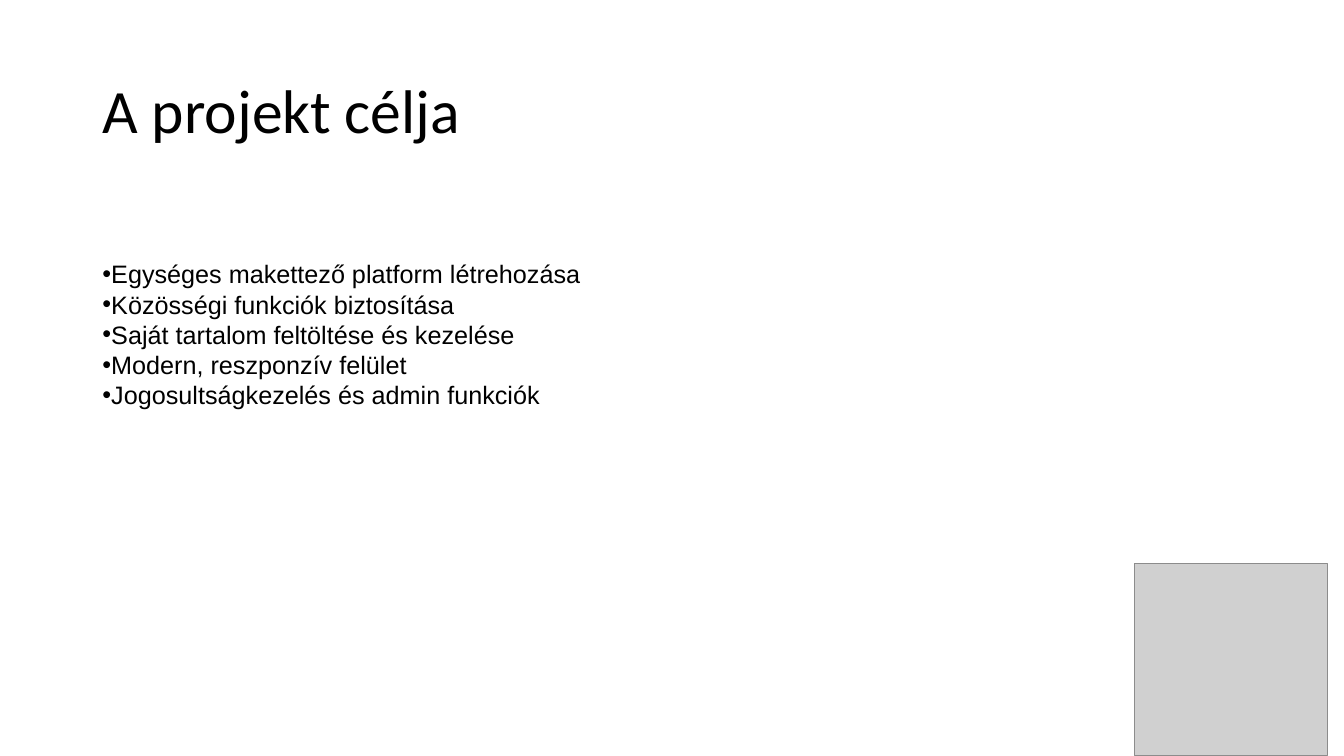
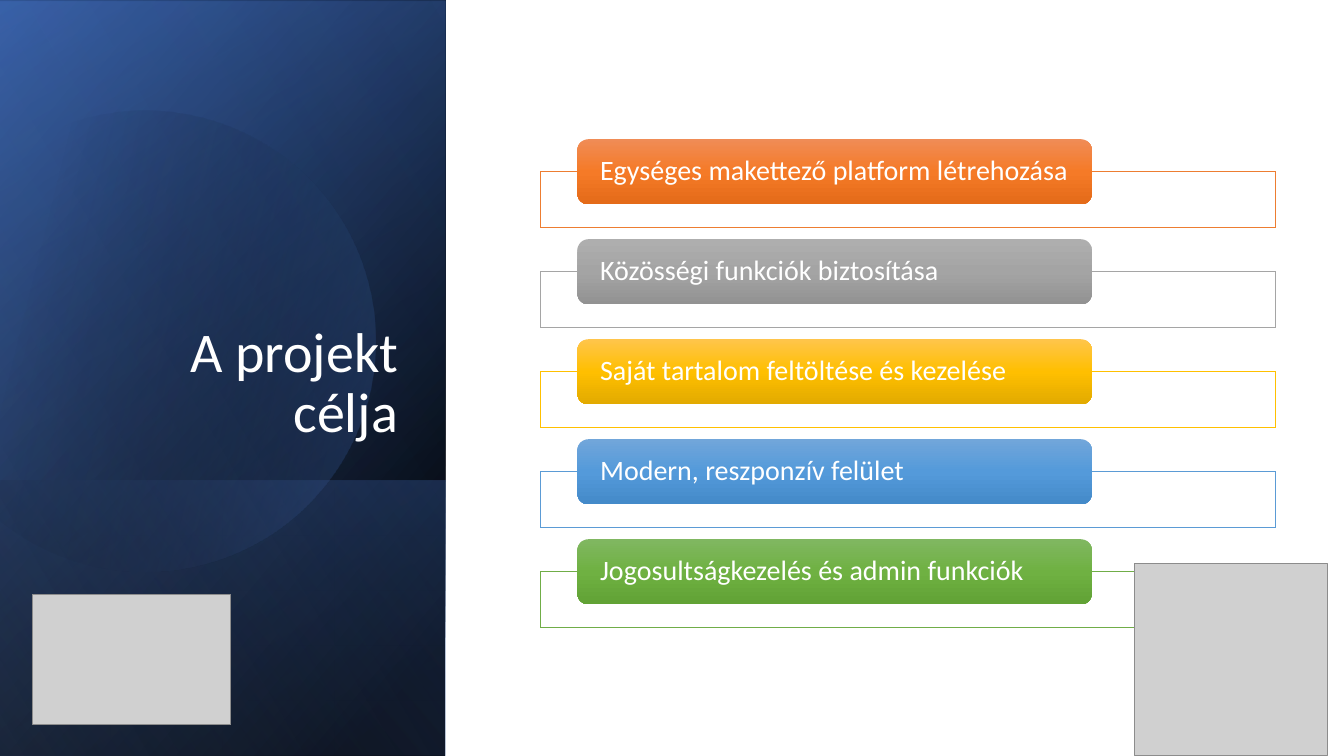
Before and after one commit to ClausPatrik/Makettoldal, a slide deck: slide 2 of MakettMester.pptx. Drawn at 1344x756 pixels with LibreOffice and Linux fonts; fonts in the diff are those of the drawing; grey boxes stand for pictures. Boxes give left, top, right and bottom in pixels: in the first picture for what was removed or moved away, otherwise in the second. Text is boxed around its words. In the diff, an @@ line names an element or a change of style, - is before the commit and + after.

```diff
--- a/MakettMester.pptx
+++ b/MakettMester.pptx
@@ rectangle added at (0,0,446,756), fill gradient #000000 to #2F5597 @@
@@ rectangle added at (0,1,446,756), fill gradient #000000 to #4472C4 @@
@@ rectangle added at (0,0,446,756), fill gradient #000000 to #8FAADC @@
@@ freeform shape added at (0,56,431,618), fill gradient #000000 to #4472C4 @@
@@ title "A projekt célja": place and size @@
-title "A projekt célja" at (102,90,460,144)
+title "A projekt célja" at (190,333,398,442)
@@ title "A projekt célja" at (190,333,398,442): size 44 to 40 pt, text colour #000000 to #FFFFFF; alignment left to right; vertical alignment middle to bottom @@
@@ text removed at (102,264,580,410) @@
-• Egységes makettező platform létrehozása
-• Közösségi funkciók biztosítása
-• Saját tartalom feltöltése és kezelése
-• Modern, reszponzív felület
-• Jogosultságkezelés és admin funkciók
@@ rectangle added at (0,480,446,756), fill gradient #4472C4 to #000000 @@
@@ group added at (540,139,1275,627): 5 rectangles, 5 rounded rectangles, 5 texts @@
+Egységes makettező platform létrehozása
+Közösségi funkciók biztosítása
+Saját tartalom feltöltése és kezelése
+Modern, reszponzív felület
+Jogosultságkezelés és admin funkciók
@@ picture added at (32,595,231,725) @@
```
Also in this commit, not shown: 17 other slides changed.
